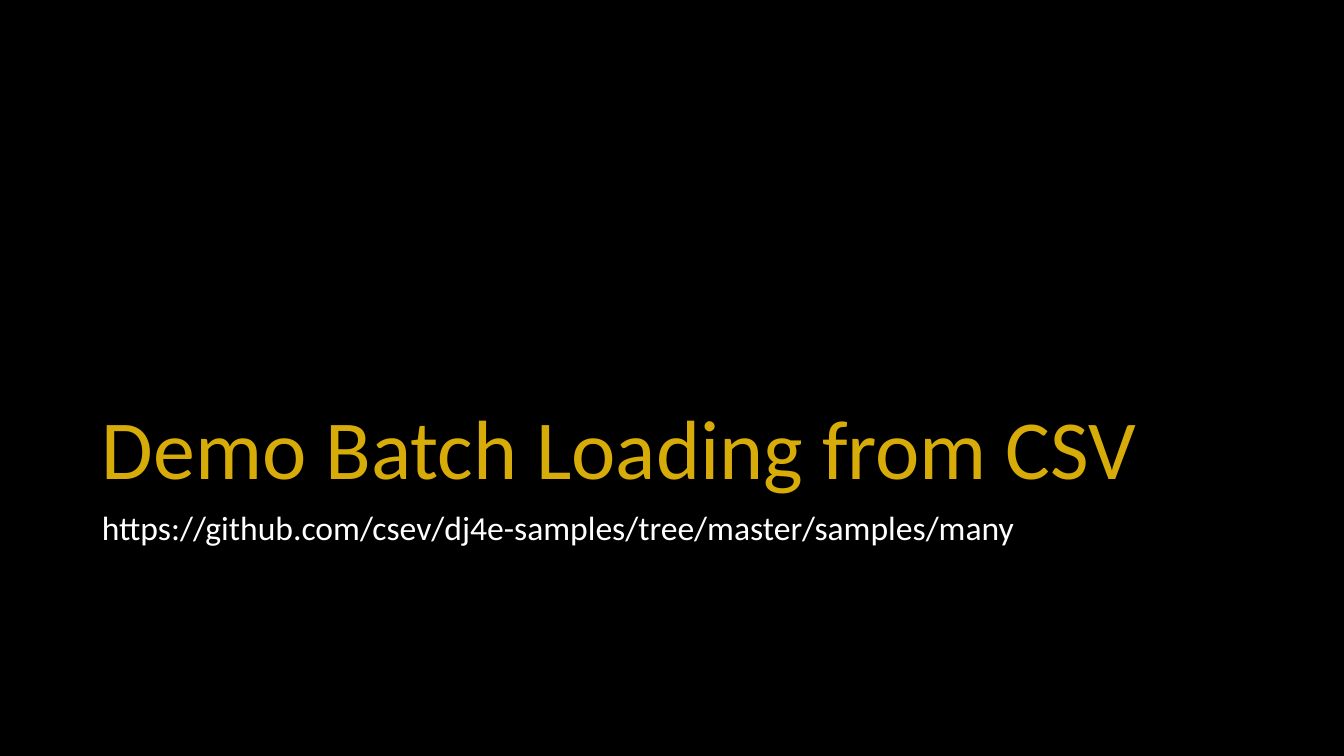
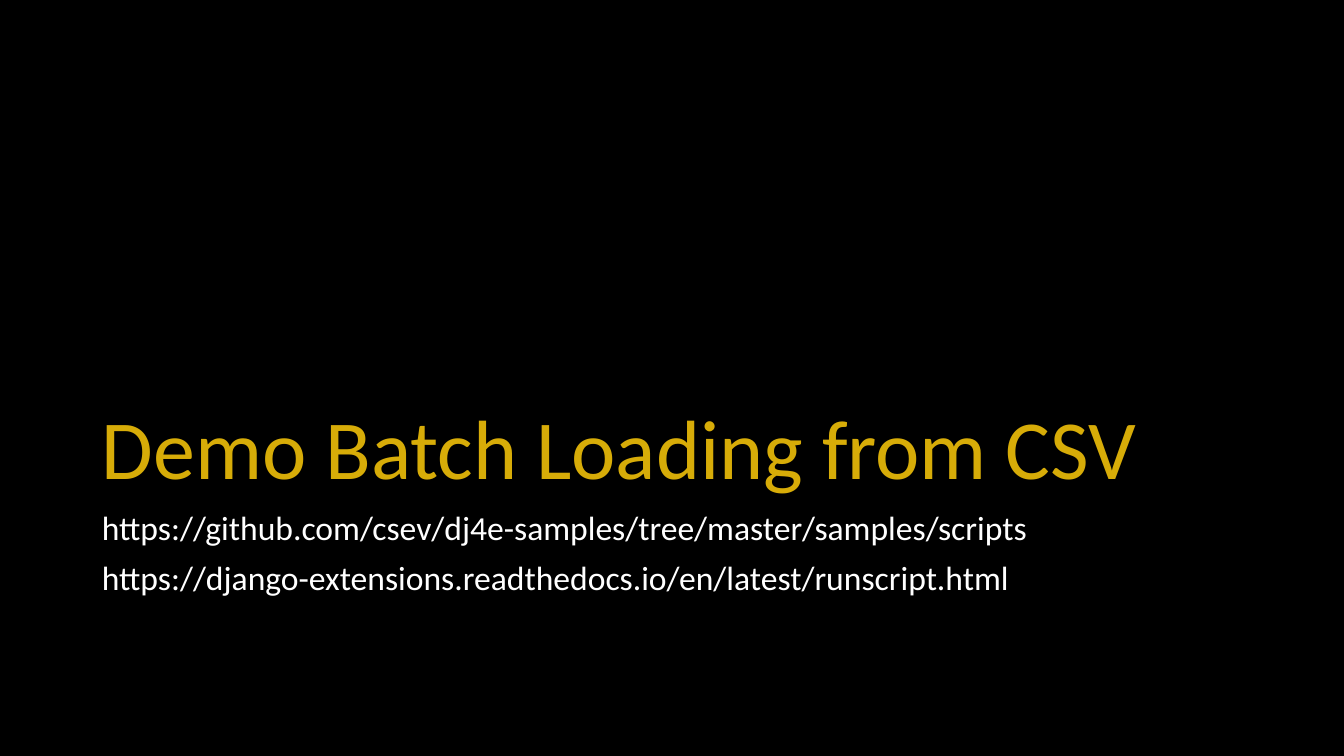
Before and after one commit to csev/dj4e, a slide deck: slide 23 of lectures/DJ-04-Many-To-Many.pptx (slide 17 before the commit). Drawn at 1344x756 pixels with LibreOffice and Linux fonts; fonts in the diff are those of the drawing. Boxes give left, top, right and bottom in pixels: in the first picture for what was removed or moved away, otherwise in the second. Text is boxed around its words. In the diff, an @@ line names an element or a change of style, - is before the commit and + after.

Commit message:
DJ-04 MVP DJ-04 MVP DJ-04 MVP DJ-04 MVP

```diff
--- a/lectures/DJ-04-Many-To-Many.pptx
+++ b/lectures/DJ-04-Many-To-Many.pptx
@@ text at [102,516,1027,596]: text changed @@
-https://github.com/csev/dj4e-samples/tree/master/samples/many
+https://github.com/csev/dj4e-samples/tree/master/samples/scripts
+https://django-extensions.readthedocs.io/en/latest/runscript.html
```
Also in this commit, not shown: 17 slides added.
